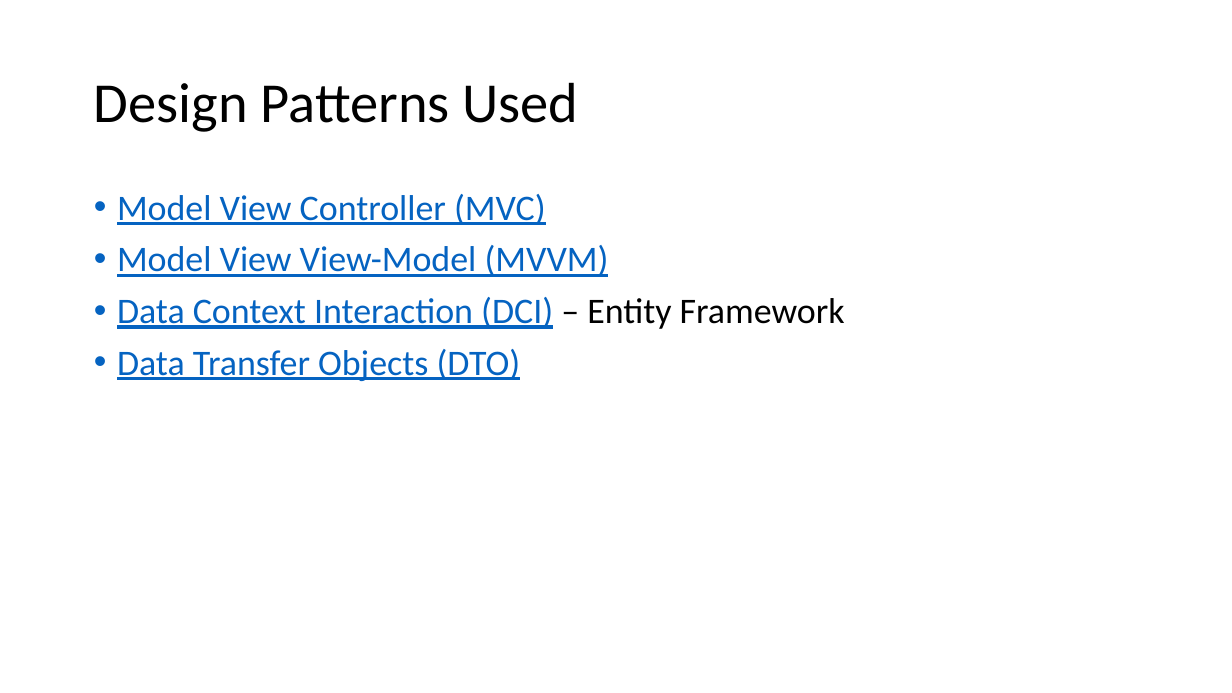
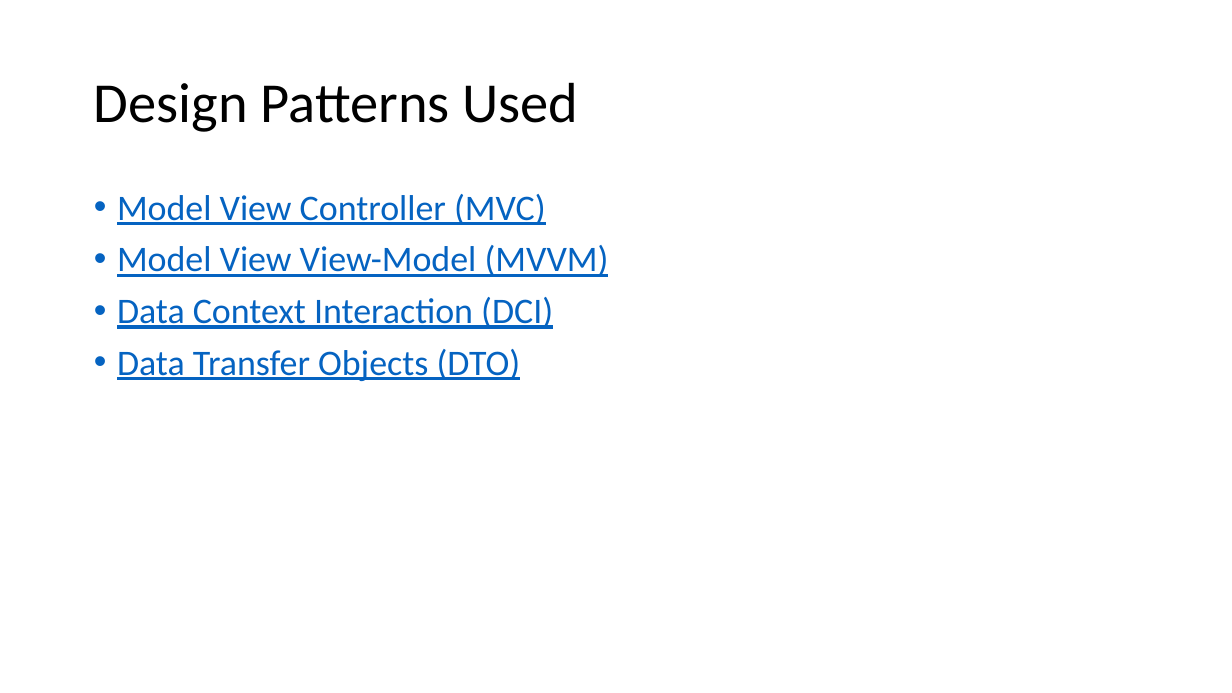
Before and after one commit to ShadowedMists/Bookzilla, a slide deck: slide 26 of UWG - Code and Load - 20181127.pptx. Drawn at 1232x693 pixels with LibreOffice and Linux fonts; fonts in the diff are those of the drawing. Boxes give left, top, right and bottom in pixels: in the first picture for what was removed or moved away, otherwise in the second. Text is boxed around its words. In the diff, an @@ line names an element or a change of style, - is before the commit and + after.

```diff
--- a/UWG - Code and Load - 20181127.pptx
+++ b/UWG - Code and Load - 20181127.pptx
@@ text at (117,297,553,329): text changed @@
-• Data Context Interaction (DCI) – Entity Framework
+• Data Context Interaction (DCI)
```
